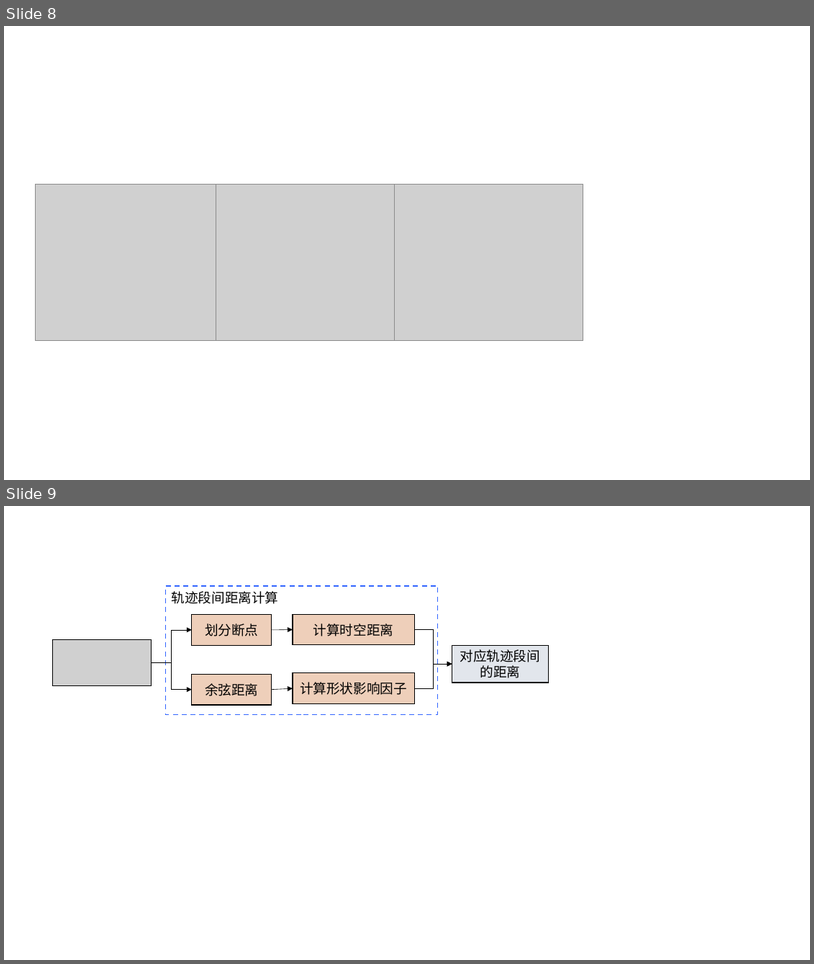
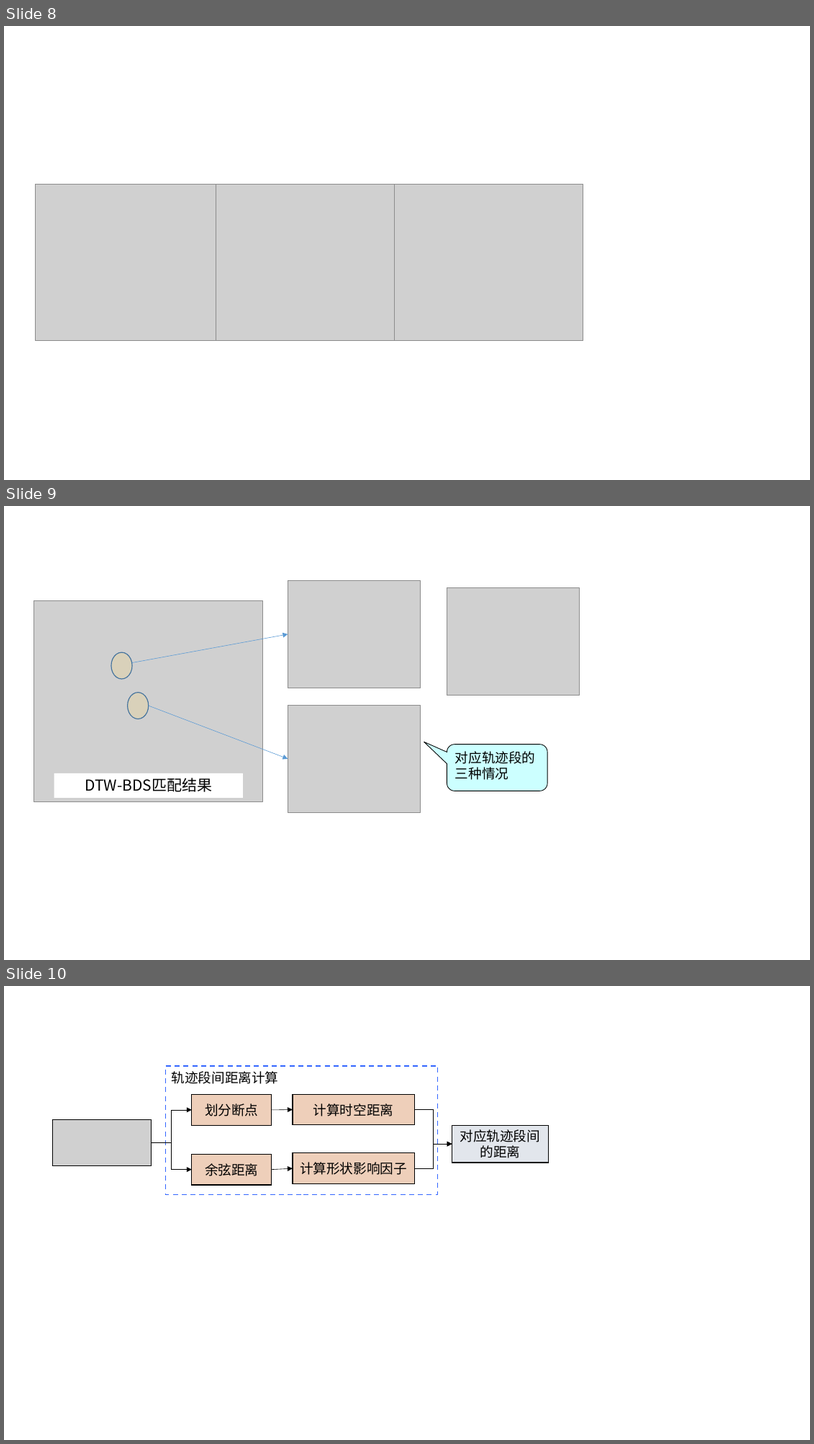
Before and after one commit to dingguangwei/biyelunwen, a slide deck: 素材-答辩.pptx. Shown one above the other, each under a label of ours: slides 8 and 9 before the commit, slides 8, 9 and 10 after it. The pictures are 814x964 and 814x1444 pixels, drawn with LibreOffice and Linux fonts; fonts in the diff are those of the drawing; grey boxes stand for pictures. Boxes give left, top, right and bottom in pixels: in the first picture for what was removed or moved away, otherwise in the second. Text is boxed around its words. In the diff, an @@ line names an element or a change of style, - is before the commit and + after.

```diff
--- a/素材-答辩.pptx
+++ b/素材-答辩.pptx
@@ slide 9 added at (4,506,810,960), background #CCE8CF @@
@@ group added at (34,580,580,812): 4 pictures, 2 ellipses, 2 arrows, 1 rectangle, 1 rounded speech box @@
+DTW-BDS匹配结果
+对应轨迹段的
+三种情况
@@ what was slide 9 is now slide 10 @@
```
Also in this commit, not shown: 3 other files.
